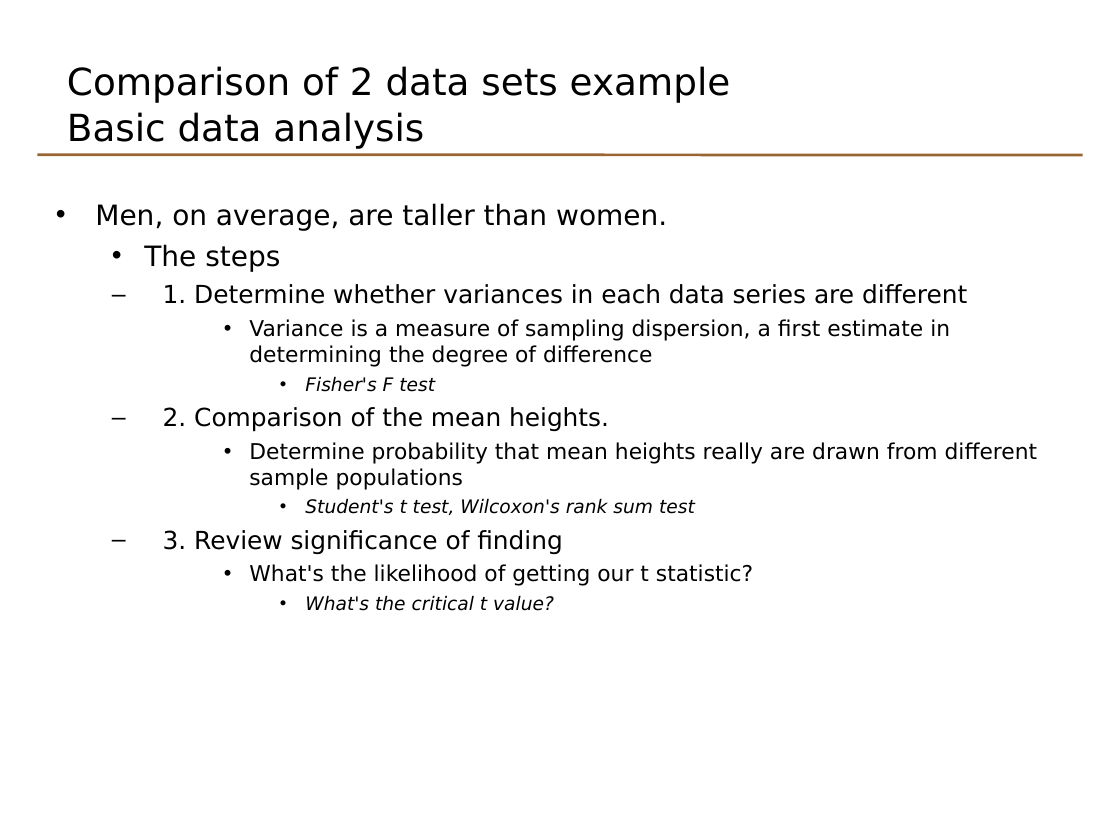
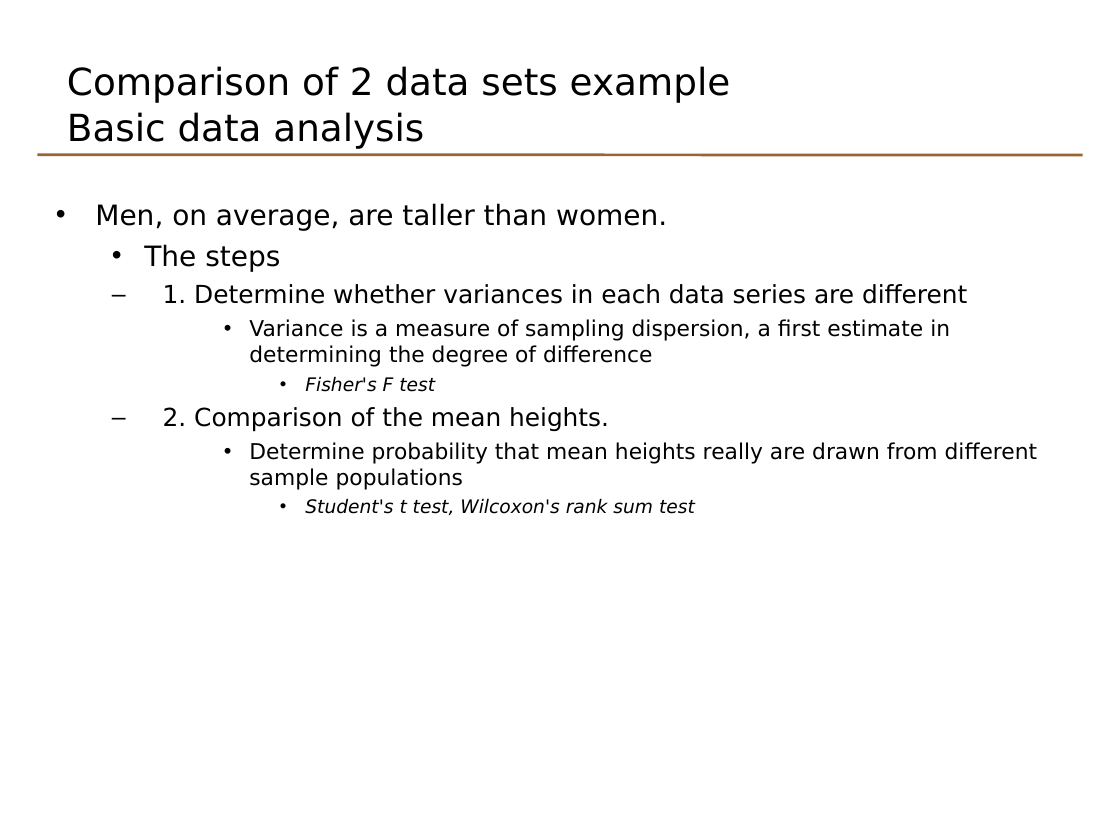
Before and after one commit to lgatto/TeachingMaterial, a slide deck: slide 5 of odp/basicr_day1_5_statistics.odp. Drawn at 1120x840 pixels with LibreOffice and Linux fonts; fonts in the diff are those of the drawing. Boxes give left, top, right and bottom in pixels: in the first picture for what was removed or moved away, otherwise in the second. Text is boxed around its words. In the diff, an @@ line names an element or a change of style, - is before the commit and + after.

```diff
--- a/odp/basicr_day1_5_statistics.odp
+++ b/odp/basicr_day1_5_statistics.odp
@@ text at [163, 530, 753, 611]: paragraphs removed @@
-  – 3. Review significance of finding
-      • What's the likelihood of getting our t statistic?
-        • What's the critical t value?
```
Also in this commit, not shown: 4 other slides changed, 7 slides added, 1 slide removed, 42 other files.
